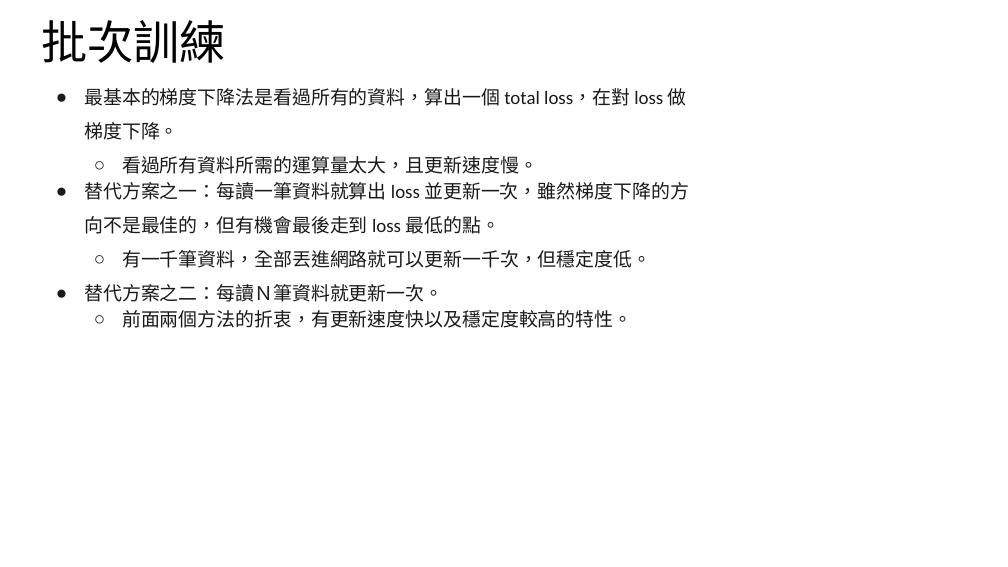
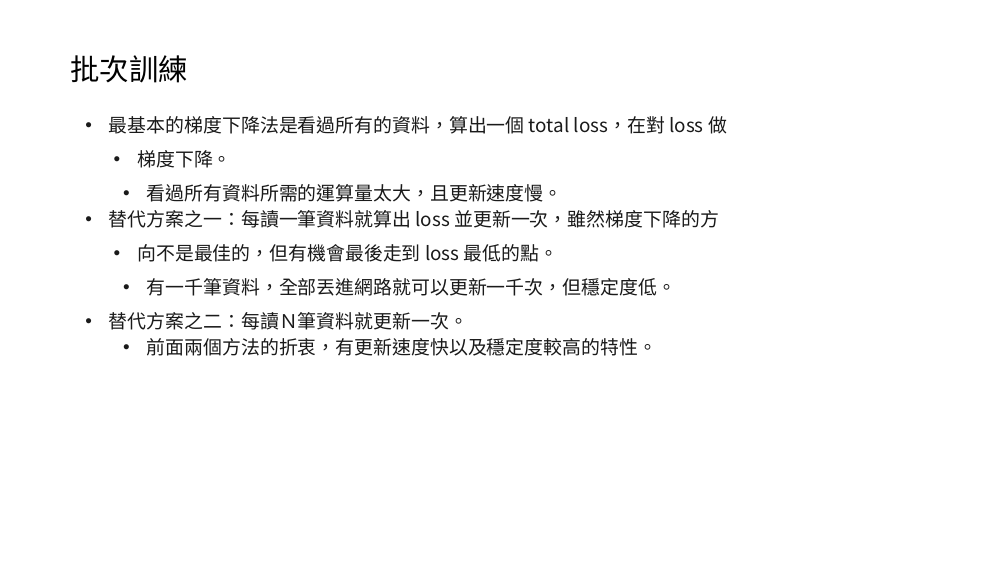
Before and after one commit to andy6804tw/deep-learning, a slide deck: slide 6 of 3-DNN/Presentation.pptx. Drawn at 1008x567 pixels with LibreOffice and Linux fonts; fonts in the diff are those of the drawing. Boxes give left, top, right and bottom in pixels: in the first picture for what was removed or moved away, otherwise in the second. Text is boxed around its words. In the diff, an @@ line names an element or a change of style, - is before the commit and + after.

```diff
--- a/3-DNN/Presentation.pptx
+++ b/3-DNN/Presentation.pptx
@@ title "批次訓練": place and size @@
-title "批次訓練" at [41, 20, 226, 63]
+title "批次訓練" at [71, 55, 188, 83]
@@ title "批次訓練" at [71, 55, 188, 83]: size 44 to 28 pt, font Calibri to Noto Sans CJK SC @@
@@ text "最基本的梯度下降法是看過所有的資料，算出一個 total loss，在對 loss 做": place and size @@
-text "最基本的梯度下降法是看過所有的資料，算出一個 total loss，在對 loss 做" at [84, 88, 689, 328]
+text "最基本的梯度下降法是看過所有的資料，算出一個 total loss，在對 loss 做" at [109, 116, 727, 356]
@@ text "最基本的梯度下降法是看過所有的資料，算出一個 total loss，在對 loss 做" at [109, 116, 727, 356]: font Calibri to Noto Sans CJK SC; bullet ● to •; bullet none to •; bullet ○ to • @@
```
Also in this commit, not shown: 7 other slides changed, 1 other file.
